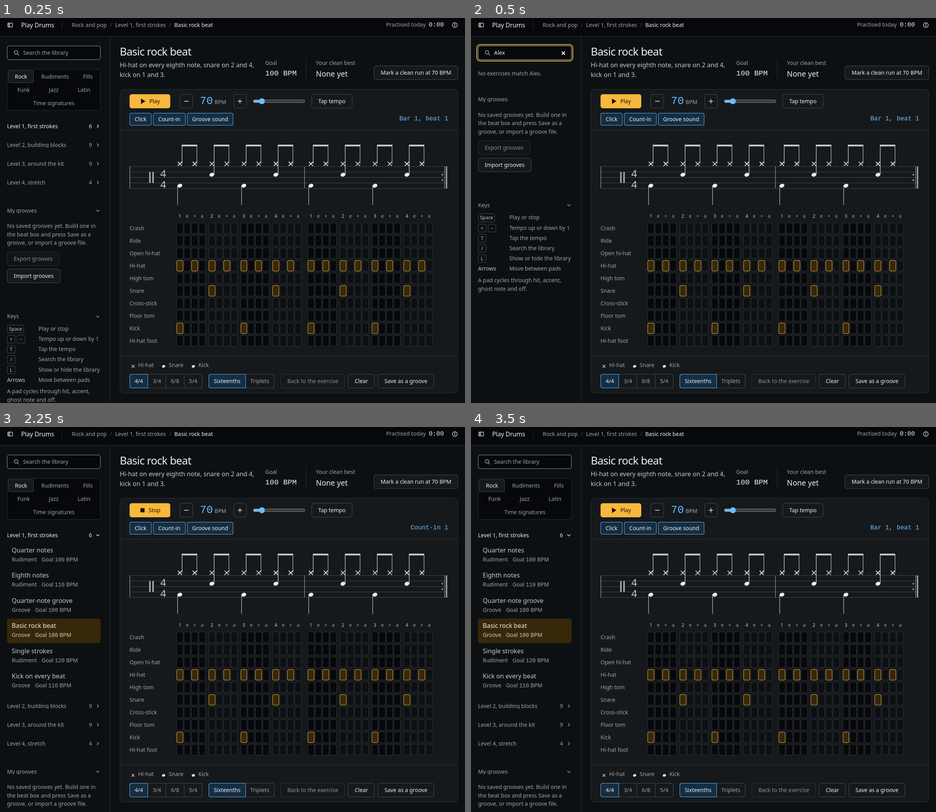
Above: before the commit, frames 1-4 (two rows, left to right).
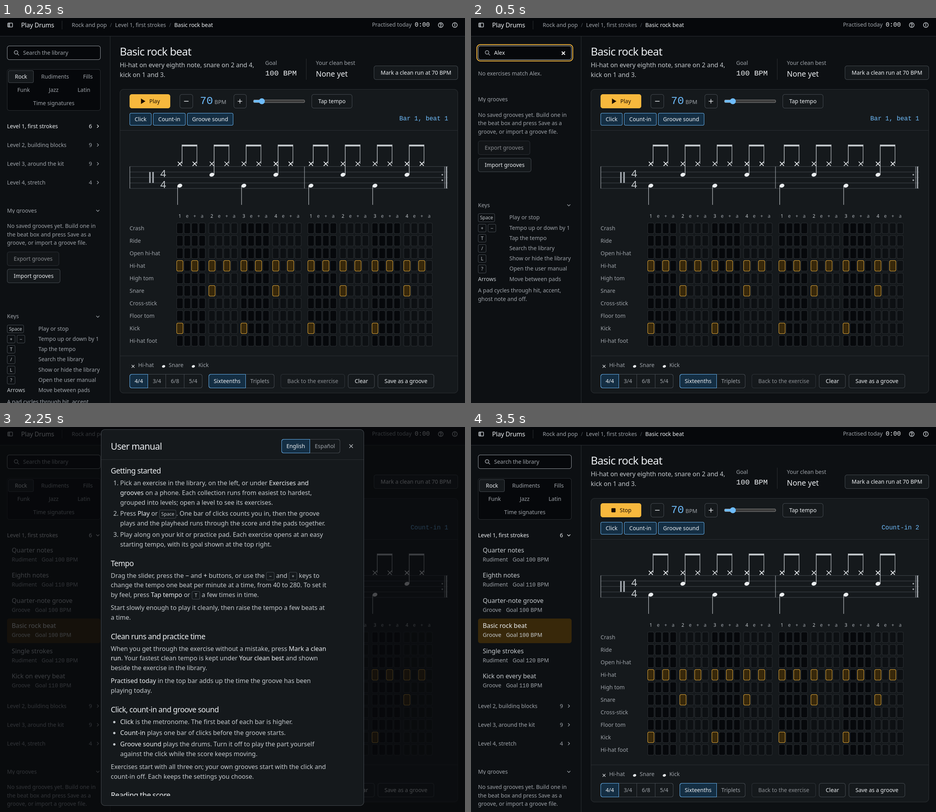
Above: after the commit, the same moments.

Repository: dcalderonv/play-drums
Game: browser game, page index.html
The game is run twice, just before and just after one commit, with the same random seed, the same clock (stepped at 60 frames per second) and the same inputs.
Inputs (mouse positions are in pixels of both pictures, inside the frame that each line leads up to):
- Up to frame 1 (0.25 s): no input
- Up to frame 2 (0.5 s): click (526, 52) at 0.27 s; type "Alex" at 0.27 s
- Up to frame 3 (2.25 s): click "Play Drums" at 0.52 s; click "Level 1, first strokes 6" at 0.77 s; tap one key every 0.2 s from 1.17 s: C R A N E Enter; click "Play" at 1.77 s; click (441, 434) at 2.02 s, where only the run after the commit has a clickable "User manual"
- Up to frame 4 (3.5 s): tap one key every 0.2 s from 2.37 s: M O I S T Enter; click "Play Drums" (after the commit: "Close") at 3.27 s

The runs differ from the first frame. In frame 1, 0.4% of the frame differs, in the area x 1-96%, y 1-100%; in frame 2, 0.5%; in frame 3, 14%, in the area x 0-100%, y 0-100%; in frame 4, 0.2%.

Commit message:
Add a user manual in English and Spanish, opened from the top bar or the ? key
Co-Authored-By: Claude Opus 5.5 <noreply@anthropic.com>

Diff:
--- a/app.js
+++ b/app.js
@@ -1549,6 +1549,7 @@
     else if (e.key === '-' || e.key === '_') setBpm(state.bpm - 1);
     else if (e.key === 't' || e.key === 'T') tap();
     else if (e.key === 'l' || e.key === 'L') setLibraryHidden(!root.classList.contains('library-off'));
+    else if (e.key === '?') { e.preventDefault(); openManual(); }
     else if (e.key === '/') {
       // The library may be hidden, or on a phone folded behind its toggle, so open it first.
       e.preventDefault();
@@ -1625,11 +1626,43 @@
   $('#about-library').textContent = `${exerciseCount} exercises in ${GROUPS.length} collections, each sorted from easiest to hardest. Your own grooves sit beside them.`;
   $('#about-open').addEventListener('click', () => about.showModal());
   // A click on the backdrop lands on the dialog itself, outside its content box.
-  about.addEventListener('click', (e) => {
-    if (e.target !== about) return;
-    const r = about.getBoundingClientRect();
-    if (e.clientX < r.left || e.clientX > r.right || e.clientY < r.top || e.clientY > r.bottom) about.close();
-  });
+  function closeOnBackdrop(dialog) {
+    dialog.addEventListener('click', (e) => {
+      if (e.target !== dialog) return;
+      const r = dialog.getBoundingClientRect();
+      if (e.clientX < r.left || e.clientX > r.right || e.clientY < r.top || e.clientY > r.bottom) dialog.close();
+    });
+  }
+  closeOnBackdrop(about);
+
+  /* ---------- User manual, in English or Spanish ---------- */
+  // The first visit follows the browser's language; after that, the reader's own choice.
+  const manual = $('#manual');
+  const MANUAL_CLOSE = { en: 'Close', es: 'Cerrar' };
+  function setManualLang(lang) {
+    manual.lang = lang;
+    for (const el of manual.querySelectorAll('[data-lang]')) el.hidden = el.dataset.lang !== lang;
+    $(`#manual-${lang}`).checked = true;
+    $('#manual-close').setAttribute('aria-label', MANUAL_CLOSE[lang]);
+  }
+  setManualLang(store.get('manual-lang', /^es\b/i.test(navigator.language || '') ? 'es' : 'en'));
+  for (const radio of manual.querySelectorAll('input[name="manual-lang"]')) {
+    radio.addEventListener('change', () => {
+      setManualLang(radio.value);
+      store.set('manual-lang', radio.value);
+      $('#manual-body').scrollTop = 0;
+    });
+  }
+  function openManual() {
+    if (manual.open) return;
+    const body = $('#manual-body');
+    body.scrollTop = 0;
+    manual.showModal();
+    // Focus the text, not the language switch, so Space and the arrows scroll it.
+    body.focus();
+  }
+  $('#manual-open').addEventListener('click', openManual);
+  closeOnBackdrop(manual);
 
   /* ---------- Installing the app ---------- */
   // The service worker keeps a copy of the app for offline use; it needs http(s), so file:// pages skip it.
--- a/index.html
+++ b/index.html
@@ -33,6 +33,9 @@
         </ol>
       </nav>
       <p class="today"><span class="today__label">Practised today</span> <span class="measured" id="today">0:00</span></p>
+      <button class="btn btn--icon bar__icon" type="button" id="manual-open" aria-haspopup="dialog" aria-controls="manual" aria-label="User manual" title="User manual (?)">
+        <svg class="icon" viewBox="0 0 16 16" width="16" height="16" aria-hidden="true"><circle cx="8" cy="8" r="6"/><path d="M6.25 6.4a1.8 1.8 0 1 1 2.5 1.65c-.5.22-.75.6-.75 1.1v.35"/><circle class="icon__dot" cx="8" cy="11.25" r="0.4"/></svg>
+      </button>
       <button class="btn btn--icon bar__icon" type="button" id="about-open" aria-haspopup="dialog" aria-controls="about" aria-label="About Play Drums" title="About Play Drums">
         <svg class="icon" viewBox="0 0 16 16" width="16" height="16" aria-hidden="true"><circle cx="8" cy="8" r="6"/><path d="M8 7.25v3.75"/><circle class="icon__dot" cx="8" cy="5" r="0.4"/></svg>
       </button>
@@ -85,6 +88,7 @@
               <div><dt><kbd>T</kbd></dt><dd>Tap the tempo</dd></div>
               <div><dt><kbd>/</kbd></dt><dd>Search the library</dd></div>
               <div><dt><kbd>L</kbd></dt><dd>Show or hide the library</dd></div>
+              <div><dt><kbd>?</kbd></dt><dd>Open the user manual</dd></div>
               <div><dt>Arrows</dt><dd>Move between pads</dd></div>
             </dl>
             <p class="library__note">A pad cycles through hit, accent, ghost note and off.</p>
@@ -206,6 +210,161 @@
     </dl>
   </dialog>
 
+  <dialog class="about manual" id="manual" aria-labelledby="manual-h">
+    <div class="about__head">
+      <h2 id="manual-h"><span data-lang="en" lang="en">User manual</span><span data-lang="es" lang="es" hidden>Manual de uso</span></h2>
+        <fieldset class="seg manual__lang">
+          <legend class="visually-hidden">Language, idioma</legend>
+          <input type="radio" name="manual-lang" id="manual-en" value="en" checked><label for="manual-en" lang="en">English</label>
+          <input type="radio" name="manual-lang" id="manual-es" value="es"><label for="manual-es" lang="es">Español</label>
+        </fieldset>
+        <form class="manual__close" method="dialog"><button class="btn btn--icon bar__icon" type="submit" id="manual-close" aria-label="Close">
+          <svg class="icon" viewBox="0 0 16 16" width="16" height="16" aria-hidden="true"><path d="M4 4l8 8M12 4l-8 8"/></svg>
+        </button></form>
+    </div>
+
+    <div class="manual__body" id="manual-body" tabindex="0" aria-labelledby="manual-h">
+      <article class="manual__text" data-lang="en" lang="en">
+        <section>
+          <h3>Getting started</h3>
+          <ol>
+            <li>Pick an exercise in the library, on the left, or under <strong>Exercises and grooves</strong> on a phone. Each collection runs from easiest to hardest, grouped into levels; open a level to see its exercises.</li>
+            <li>Press <strong>Play</strong> or <kbd>Space</kbd>. One bar of clicks counts you in, then the groove plays and the playhead runs through the score and the pads together.</li>
+            <li>Play along on your kit or practice pad. Each exercise opens at an easy starting tempo, with its goal shown at the top right.</li>
+          </ol>
+        </section>
+        <section>
+          <h3>Tempo</h3>
+          <p>Drag the slider, press the <strong>&minus;</strong> and <strong>+</strong> buttons, or use the <kbd>&minus;</kbd> and <kbd>+</kbd> keys to change the tempo one beat per minute at a time, from 40 to 280. To set it by feel, press <strong>Tap tempo</strong> or <kbd>T</kbd> a few times in time.</p>
+          <p>Start slowly enough to play it cleanly, then raise the tempo a few beats at a time.</p>
+        </section>
+        <section>
+          <h3>Clean runs and practice time</h3>
+          <p>When you get through the exercise without a mistake, press <strong>Mark a clean run</strong>. Your fastest clean tempo is kept under <em>Your clean best</em> and shown beside the exercise in the library.</p>
+          <p><em>Practised today</em> in the top bar adds up the time the groove has been playing today.</p>
+        </section>
+        <section>
+          <h3>Click, count-in and groove sound</h3>
+          <ul>
+            <li><strong>Click</strong> is the metronome. The first beat of each bar is higher.</li>
+            <li><strong>Count-in</strong> plays one bar of clicks before the groove starts.</li>
+            <li><strong>Groove sound</strong> plays the drums. Turn it off to play the part yourself against the click while the score keeps moving.</li>
+          </ul>
+          <p>Exercises start with all three on; your own grooves start with the click and count-in off. Each keeps the settings you choose.</p>
+        </section>
+        <section>
+          <h3>Reading the score</h3>
+          <p>Cymbals sit at the top of the staff, the snare and toms in the middle and the kick at the bottom; the hi-hat foot is below the staff. An accent has a <strong>&gt;</strong> above it, a ghost note is in brackets, an open hi-hat has a small circle above it and a cross-stick is a circled cross. The key under the pads lists the marks in the current groove. For hand exercises, the sticking (R right, L left) is printed under the score.</p>
+        </section>
+        <section>
+          <h3>The beat box</h3>
+          <p>Each row is a drum and each pad is one step of the bar. Click a pad to cycle it through hit, accent, ghost note and off. With the keyboard, the arrow keys move between pads and <kbd>Space</kbd> or <kbd>Enter</kbd> changes one.</p>
+          <ul>
+            <li>Changing an exercise marks it <em>Edited in the beat box</em>. <strong>Back to the exercise</strong> puts the original back, and <strong>Clear</strong> empties every pad.</li>
+            <li>Choose the time signature: 4/4, 3/4, 6/8 or 5/4. In 6/8 the tempo counts the dotted quarter, two pulses a bar.</li>
+            <li>Choose the grid: <strong>Sixteenths</strong> or <strong>Triplets</strong>. Hits that still fit are kept when you change either.</li>
+          </ul>
+        </section>
+        <section>
+          <h3>Your grooves</h3>
+          <p><strong>Save as a groove</strong> keeps the pads, time signature and tempo under <em>My grooves</em> in the library. Open a groove and press <strong>Rename</strong> beside its title to name it; the cross beside it in the list deletes it. Sort the list by newest, oldest, name or tempo.</p>
+          <p>Grooves are stored in this browser only. <strong>Export grooves</strong> downloads them as a file to keep a copy or move them to another device; <strong>Import grooves</strong> adds the grooves from such a file and skips any you already have.</p>
+        </section>
+        <section>
+          <h3>The library</h3>
+          <p>Type in the search box, or press <kbd>/</kbd>, to find exercises and grooves by name, description or level; <kbd>Esc</kbd> clears the search. Click a level or <em>My grooves</em> to fold it away. The panel button at the top left, or <kbd>L</kbd>, hides the whole library to give the score more room.</p>
+        </section>
+        <section>
+          <h3>Install and use offline</h3>
+          <p>In Chrome or Edge, use <strong>Install Play Drums</strong> in the library, or the install icon in the address bar. In Safari on an iPhone or iPad, tap Share, then Add to Home Screen. Installed, it opens in its own window and works without a connection.</p>
+        </section>
+        <section>
+          <h3>Keys</h3>
+          <dl class="manual__keys">
+            <div><dt><kbd>Space</kbd></dt><dd>Play or stop</dd></div>
+            <div><dt><kbd>+</kbd> <kbd>&minus;</kbd></dt><dd>Tempo up or down by 1</dd></div>
+            <div><dt><kbd>T</kbd></dt><dd>Tap the tempo</dd></div>
+            <div><dt><kbd>/</kbd></dt><dd>Search the library</dd></div>
+            <div><dt><kbd>L</kbd></dt><dd>Show or hide the library</dd></div>
+            <div><dt><kbd>?</kbd></dt><dd>Open this manual</dd></div>
+            <div><dt>Arrows</dt><dd>Move between pads</dd></div>
+            <div><dt><kbd>Esc</kbd></dt><dd>Close this manual</dd></div>
+          </dl>
+        </section>
+      </article>
+
+      <article class="manual__text" data-lang="es" lang="es" hidden>
+        <p class="manual__note">La aplicación está en inglés, así que los botones aparecen aquí con el mismo nombre que verás en pantalla.</p>
+        <section>
+          <h3>Primeros pasos</h3>
+          <ol>
+            <li>Elige un ejercicio en la biblioteca, a la izquierda, o bajo <strong>Exercises and grooves</strong> en un teléfono. Cada colección va del más fácil al más difícil, agrupada en niveles; abre un nivel para ver sus ejercicios.</li>
+            <li>Pulsa <strong>Play</strong> o <kbd>Espacio</kbd>. Un compás de clics marca la entrada, luego suena el ritmo y el cursor recorre la partitura y los pads a la vez.</li>
+            <li>Toca encima en tu batería o en un pad de práctica. Cada ejercicio abre a un tempo cómodo para empezar, y su meta aparece arriba a la derecha.</li>
+          </ol>
+        </section>
+        <section>
+          <h3>Tempo</h3>
+          <p>Arrastra el control deslizante, pulsa los botones <strong>&minus;</strong> y <strong>+</strong>, o usa las teclas <kbd>&minus;</kbd> y <kbd>+</kbd> para cambiar el tempo de un pulso por minuto en uno, de 40 a 280. Para marcarlo a tu gusto, pulsa <strong>Tap tempo</strong> o <kbd>T</kbd> varias veces a tiempo.</p>
+          <p>Empieza lo bastante lento para tocarlo limpio y luego sube el tempo de pocos pulsos en pocos.</p>
+        </section>
+        <section>
+          <h3>Pasadas limpias y tiempo de práctica</h3>
+          <p>Cuando toques el ejercicio entero sin errores, pulsa <strong>Mark a clean run</strong>. Tu tempo limpio más rápido se guarda en <em>Your clean best</em> y aparece junto al ejercicio en la biblioteca.</p>
+          <p><em>Practised today</em>, en la barra superior, suma el tiempo que ha sonado el ritmo hoy.</p>
+        </section>
+        <section>
+          <h3>Clic, entrada y sonido del ritmo</h3>
+          <ul>
+            <li><strong>Click</strong> es el metrónomo. El primer pulso de cada compás suena más agudo.</li>
+            <li><strong>Count-in</strong> toca un compás de clics antes de que empiece el ritmo.</li>
+            <li><strong>Groove sound</strong> hace sonar la batería. Apágalo para tocar tú la parte contra el clic mientras la partitura sigue avanzando.</li>
+          </ul>
+          <p>Los ejercicios empiezan con los tres encendidos; tus propios ritmos empiezan con el clic y la entrada apagados. Cada tipo recuerda lo que elijas.</p>
+        </section>
+        <section>
+          <h3>Cómo leer la partitura</h3>
+          <p>Los platillos van arriba del pentagrama, la caja y los toms en el medio y el bombo abajo; el pedal del hi-hat va debajo del pentagrama. Un acento lleva un <strong>&gt;</strong> encima, una nota fantasma va entre paréntesis, el hi-hat abierto lleva un círculo pequeño encima y el cross-stick (golpe de aro) es una cruz dentro de un círculo. La leyenda bajo los pads explica las marcas del ritmo actual. En los ejercicios de manos, la digitación (R derecha, L izquierda) aparece bajo la partitura.</p>
+        </section>
+        <section>
+          <h3>La caja de ritmos</h3>
+          <p>Cada fila es un tambor o platillo y cada pad es un paso del compás. Haz clic en un pad para pasar por golpe, acento, nota fantasma y apagado. Con el teclado, las flechas mueven entre pads y <kbd>Espacio</kbd> o <kbd>Enter</kbd> lo cambian.</p>
+          <ul>
+            <li>Al cambiar un ejercicio aparece <em>Edited in the beat box</em>. <strong>Back to the exercise</strong> recupera el original y <strong>Clear</strong> vacía todos los pads.</li>
+            <li>Elige el compás: 4/4, 3/4, 6/8 o 5/4. En 6/8 el tempo cuenta la negra con puntillo, dos pulsos por compás.</li>
+            <li>Elige la subdivisión: <strong>Sixteenths</strong> (semicorcheas) o <strong>Triplets</strong> (tresillos). Al cambiar cualquiera de los dos se conservan los golpes que todavía caben.</li>
+          </ul>
+        </section>
+        <section>
+          <h3>Tus ritmos</h3>
+          <p><strong>Save as a groove</strong> guarda los pads, el compás y el tempo en <em>My grooves</em>, dentro de la biblioteca. Abre un ritmo y pulsa <strong>Rename</strong> junto a su título para ponerle nombre; la cruz a su lado en la lista lo borra. Ordena la lista por más nuevo, más antiguo, nombre o tempo.</p>
+          <p>Los ritmos se guardan solo en este navegador. <strong>Export grooves</strong> los descarga en un archivo para tener una copia o pasarlos a otro dispositivo; <strong>Import grooves</strong> añade los ritmos de ese archivo y omite los que ya tienes.</p>
+        </section>
+        <section>
+          <h3>La biblioteca</h3>
+          <p>Escribe en el buscador, o pulsa <kbd>/</kbd>, para encontrar ejercicios y ritmos por nombre, descripción o nivel; <kbd>Esc</kbd> borra la búsqueda. Haz clic en un nivel o en <em>My grooves</em> para plegarlo. El botón del panel arriba a la izquierda, o <kbd>L</kbd>, oculta toda la biblioteca para dar más espacio a la partitura.</p>
+        </section>
+        <section>
+          <h3>Instalar y usar sin conexión</h3>
+          <p>En Chrome o Edge, usa <strong>Install Play Drums</strong> en la biblioteca o el icono de instalar en la barra de direcciones. En Safari en un iPhone o iPad, toca Compartir y luego Añadir a pantalla de inicio. Instalada, se abre en su propia ventana y funciona sin conexión.</p>
+        </section>
+        <section>
+          <h3>Teclas</h3>
+          <dl class="manual__keys">
+            <div><dt><kbd>Espacio</kbd></dt><dd>Tocar o parar</dd></div>
+            <div><dt><kbd>+</kbd> <kbd>&minus;</kbd></dt><dd>Subir o bajar el tempo en 1</dd></div>
+            <div><dt><kbd>T</kbd></dt><dd>Marcar el tempo</dd></div>
+            <div><dt><kbd>/</kbd></dt><dd>Buscar en la biblioteca</dd></div>
+            <div><dt><kbd>L</kbd></dt><dd>Mostrar u ocultar la biblioteca</dd></div>
+            <div><dt><kbd>?</kbd></dt><dd>Abrir este manual</dd></div>
+            <div><dt>Flechas</dt><dd>Moverse entre pads</dd></div>
+            <div><dt><kbd>Esc</kbd></dt><dd>Cerrar este manual</dd></div>
+          </dl>
+        </section>
+      </article>
+    </div>
+  </dialog>
+
   <script src="app.js"></script>
 </body>
 </html>
--- a/styles.css
+++ b/styles.css
@@ -74,7 +74,8 @@
 .bar__icon:hover { background: var(--color-paper-2); color: var(--color-ink); }
 .bar__icon .icon { fill: none; }
 .bar__icon .icon__dot { fill: currentColor; }
-.today + .bar__icon { margin-right: calc(-1 * var(--space-xs)); }
+.bar__icon:last-child { margin-right: calc(-1 * var(--space-xs)); }
+.bar__icon + .bar__icon { margin-left: calc(-1 * var(--space-xs)); }
 
 /* About */
 .about {
@@ -92,6 +93,31 @@
 .about__facts dd { margin: 0; color: var(--color-ink-2); }
 .about__credit { color: var(--color-ink); font-weight: 500; }
 @media (max-width: 30rem) { .about__facts > div { grid-template-columns: minmax(0, 1fr); gap: var(--space-3xs); } }
+
+/* User manual: the About box, wider, with a scrolling body and a language switch */
+.manual { width: min(42rem, calc(100% - 2 * var(--space-md))); overflow: hidden; }
+.manual[open] { grid-template-rows: auto minmax(0, 1fr); }
+.manual .about__head { display: grid; grid-template-columns: minmax(0, 1fr) auto auto; grid-template-areas: "title lang close"; align-items: center; gap: var(--space-sm); }
+.manual .about__head h2 { grid-area: title; }
+.manual__lang.seg { grid-area: lang; margin: 0; }
+.manual__close { grid-area: close; }
+@media (max-width: 30rem) { .manual .about__head { grid-template-columns: minmax(0, 1fr) auto; grid-template-areas: "title close" "lang lang"; } .manual__lang.seg { justify-self: start; } }
+.manual__body {
+  overflow-y: auto; overscroll-behavior: contain; margin-inline: calc(-1 * var(--space-lg)); padding: 0 var(--space-lg) var(--space-xs);
+  border-top: var(--rule-hair) solid var(--color-rule);
+}
+.manual__body:focus-visible { outline: 2px solid var(--color-focus); outline-offset: -2px; }
+.manual__text { display: grid; gap: var(--space-lg); padding-top: var(--space-md); max-width: 62ch; }
+.manual__text section { display: grid; gap: var(--space-xs); }
+.manual__text h3 { font-size: var(--text-lg); color: var(--color-ink); }
+.manual__text p, .manual__text ol, .manual__text ul { margin: 0; }
+.manual__text ol, .manual__text ul { display: grid; gap: var(--space-2xs); padding-left: var(--space-lg); }
+.manual__text strong { color: var(--color-ink); font-weight: 500; }
+.manual__text em { font-style: normal; color: var(--color-ink); }
+.manual__note { padding: var(--space-sm) var(--space-md); border-radius: var(--radius-card); background: var(--color-paper-3); font-size: var(--text-sm); }
+.manual__keys { display: grid; gap: var(--space-2xs); margin: 0; }
+.manual__keys > div { display: grid; grid-template-columns: 7rem minmax(0, 1fr); gap: var(--space-sm); align-items: baseline; }
+.manual__keys dd { margin: 0; }
 .bar__panel { width: 32px; min-height: 32px; margin-left: calc(-1 * var(--space-xs)); border-color: transparent; background: transparent; color: var(--color-ink-2); }
 .bar__panel:hover { background: var(--color-paper-2); color: var(--color-ink); }
 .bar__panel .icon { fill: none; }
